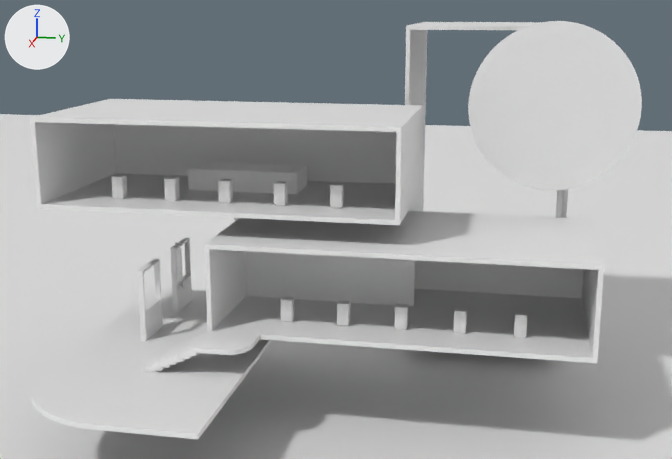
The glTF model static/environment/doubledecker.glb, before and after one commit.
Before and after are seen from a camera (50 mm lens) standing at (39.6, 4.7, 13.6) and looking at (-1.1, -3.5, 3.4). Arrows for +X, +Y and +Z are at upper left; the lights stay in place. Where no turn or scale is listed for an object, it has been applied to the vertices.

The scene before the commit, as lines of its bpy script (objects in view):
```python
me_cube_013 = bpy.data.meshes.new('Cube.013')
me_cube_013.from_pydata(...)  # 48 vertices, 92 faces; spans x -1.05..1.05, y -2.6..2.65, z 0.0..1.0
me_plane = bpy.data.meshes.new('Plane')
me_plane.from_pydata(...)  # 96 vertices, 176 faces; spans x -0.01..0.01, y -1.0..7.0, z 0.0..3.6
me_plane_001 = bpy.data.meshes.new('Plane.001')
me_plane_001.from_pydata(...)  # 182 vertices, 330 faces; spans x -8.0..8.0, y -4.0..4.0, z -0.2..3.2
me_plane_004 = bpy.data.meshes.new('Plane.004')
me_plane_004.from_pydata([(-0.87, -0.5, -1.0), (0.87, 0.5, -1.0), (-0.87, -0.5, 1.0), (0.87, 0.5, 1.0)], [], [(0, 1, 3), (0, 3, 2)])
ob_deck = bpy.data.objects.new('Deck', me_plane_001)
ob_deck.location = (3.0, -10.0, -1.2)
ob_glasswall = bpy.data.objects.new('GlassWall', me_plane)
ob_glasswall.location = (-1.0, -6.8, 0.0)
ob_photo = bpy.data.objects.new('Photo', me_plane_004)
ob_photo.location = (-2.34, -11.62, 0.98)
ob_upperrailing = bpy.data.objects.new('UpperRailing', me_cube_013)
ob_upperrailing.location = (-2.4, -8.0, 4.95)
# also in view: 'FloorPlane' at (0.0, 0.0, -4.5); 'GalleryPedestals' at (1.5, -4.0, 3.0); 'LowerGallery' at (0.0, 0.0, 1.8); 'OpenRectangle' at (-10.0, 3.0, 4.5); 'FloatingCircle' at (-3.0, 6.0, 9.0)
```
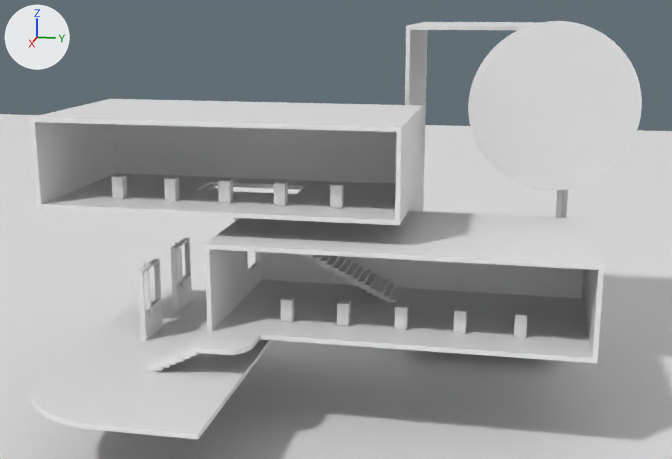
What the commit changed:
Object 'GlassWall' (ob_glasswall) is deleted.
Object 'UpperRailing' (ob_upperrailing) is deleted.
Object 'Swatches' (ob_swatches) is new; it shows a copy of the mesh of ob_photo.
Its location is (1.65, -11.62, 0.98).

Location of each change, (x1, y1, x2, y2) in pixels of the pictures (672 x 459 px):
'GlassWall', deleted
    before: (245, 251, 415, 306)
'UpperRailing', deleted
    before: (188, 162, 307, 194)
'Swatches', added
    after: (144, 263, 152, 315)
